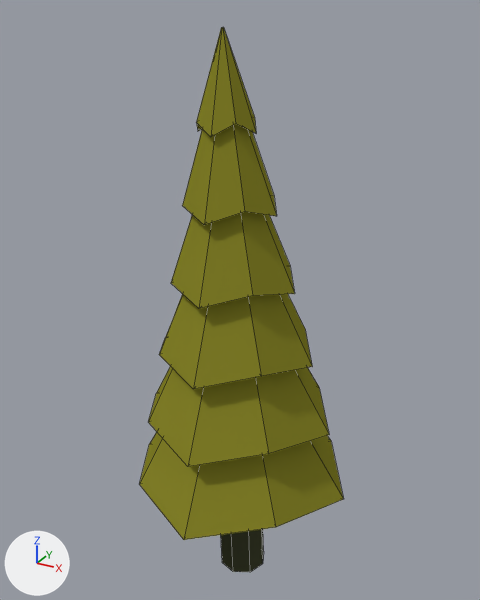
Renders of the Blender file Assets/Harvesters/Environment/Trees/Models/Pine Tree.blend from each side of a commit.
Camera for both pictures: a 50 mm camera at (3.31, -2.05, 4.83) aimed at (0.73, 2.64, 2.49). The axes (+X, +Y, +Z) are drawn at lower left. The lights are the same throughout. Mesh edges are drawn as thin lines.

Objects in the first picture: 'SapinHiver.015'.
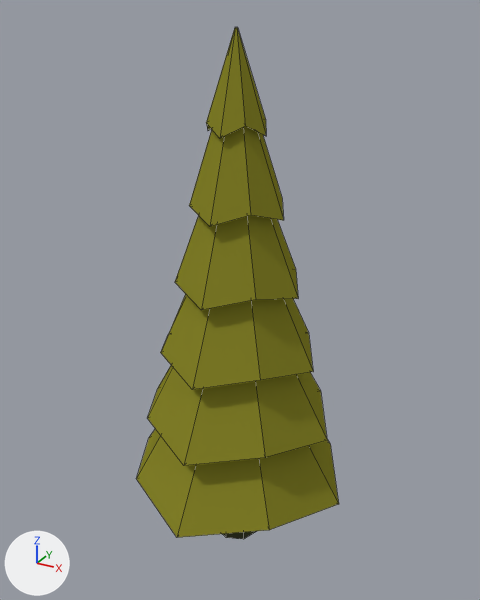
Edits to the bpy script that builds the scene:
```text
Change me_cylinder_034:
    where me_cylinder_034.from_pydata(...)  # 128 vertices, 108 faces; spans x -1.65..1.65, y -1.65..1.65, z -2.89..5.04
    used by ob_sapinhiver_015; location = (0.768, 2.522, 1.521); rotation_euler = (-0.00837, -0.04, 0.0392), in degrees (-0.5, -2.3, 2.2); scale = (0.631, 0.631, 0.631)
    before: 112 (0.0, 0.35, -2.89), 114 (0.25, 0.25, -2.89) at pixel (263, 551), 116 (0.35, 0.0, -2.89) at pixel (262, 563), 118 (0.25, -0.25, -2.89) at pixel (250, 572), 120 (0.0, -0.35, -2.89) at pixel (233, 571)
    before: 122 (-0.25, -0.25, -2.89) at pixel (222, 562), 124 (-0.35, 0.0, -2.89), 126 (-0.25, 0.25, -2.89)
    me_cylinder_034 part 1
    add for i in [112, 114, 116, 118, 120, 122, 124, 126]: me_cylinder_034.vertices[i].co += Vector((0.0, 0.0, 0.63))
Change ob_sapinhiver_015:
    ob_sapinhiver_015.rotation_euler: (-0.00837, -0.04, 0.0392) -> (0.0, 0.0, 0.0)  # degrees (-0.5, -2.3, 2.2) -> degrees (0, 0, 0)
```

What differs and where, as boxes (x1, y1, x2, y2) in the pictures (480 x 600 px; the box of a moved part takes in the faces that stretch with it):
'SapinHiver.015', reshaped, turned: before (139, 27, 344, 572); after (137, 27, 339, 539)
part 1 of me_cylinder_034, moved or reshaped: before (221, 529, 264, 572); after (223, 531, 257, 539)
